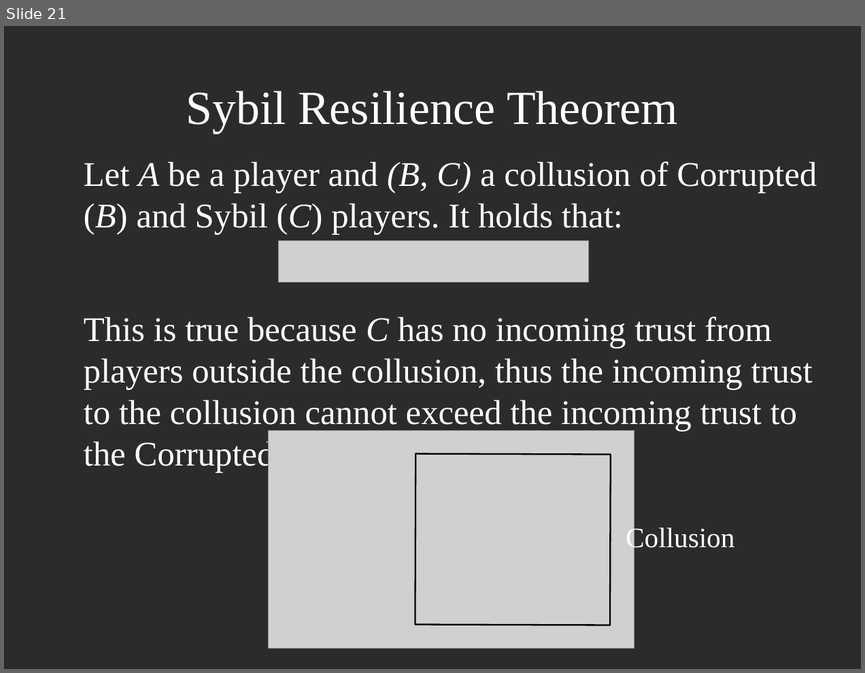
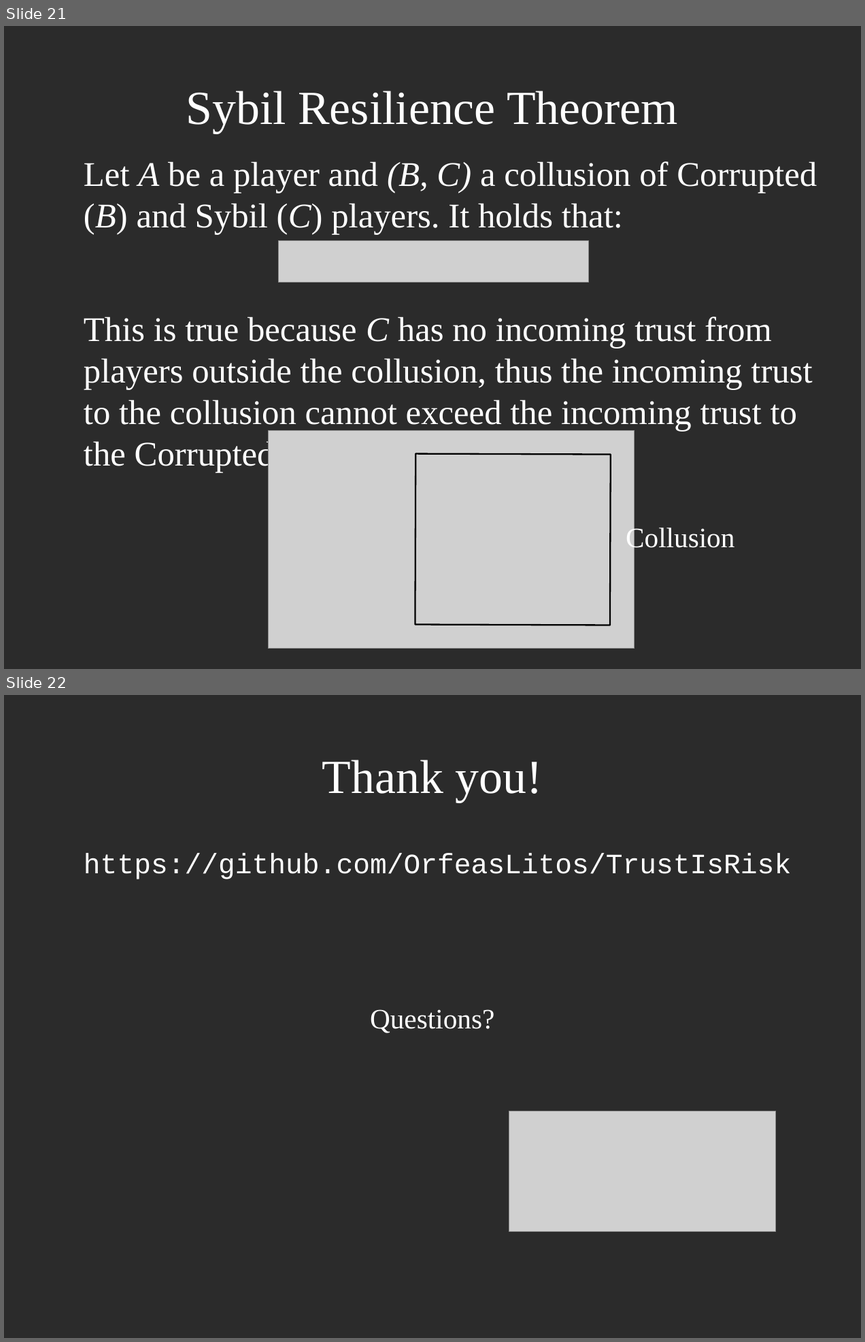
Before and after one commit to decrypto-org/TrustIsRisk, a slide deck: presentations/AtheCrypt10-1-2017/AtheCrypt10-1-2017.odp. Shown one above the other, each under a label of ours: slide 21 before the commit, slides 21 and 22 after it. The pictures are 865x673 and 865x1342 pixels, drawn with LibreOffice and Linux fonts; fonts in the diff are those of the drawing; grey boxes stand for pictures; background and template pictures are left out; a plain dark background stands for a picture behind light text. Boxes give left, top, right and bottom in pixels: in the first picture for what was removed or moved away, otherwise in the second. Text is boxed around its words. In the diff, an @@ line names an element or a change of style, - is before the commit and + after.

Commit message:
add questions slide

```diff
--- a/presentations/AtheCrypt10-1-2017/AtheCrypt10-1-2017.odp
+++ b/presentations/AtheCrypt10-1-2017/AtheCrypt10-1-2017.odp
@@ slide 22 added at box(4, 695, 861, 1338), background picture (left out) @@
@@ title added at box(322, 760, 543, 802), 44 pt, text #FFFFFF @@
+Thank you!
@@ text added at box(84, 853, 791, 879), 26 pt, text #FFFFFF @@
+https://github.com/OrfeasLitos/TrustIsRisk
@@ text added at box(370, 1009, 494, 1033), 26 pt, text #FFFFFF @@
+Questions?
@@ picture added at box(509, 1111, 776, 1232) @@
```
